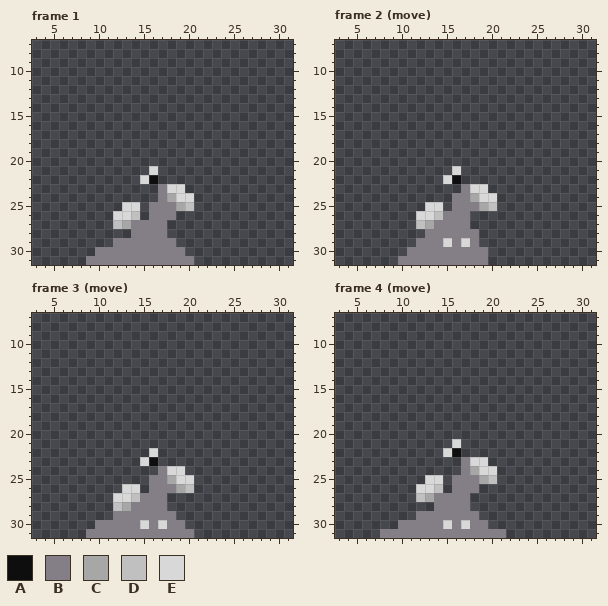
One commit to this pixel-art file: Assets/DARK Series Mega Pack 1/DARK Series - Platformer Starter Pack/Underground Tileset & Enemies/Sprites/Blinding Spider/Flower Enemy/Flower Enemy.aseprite. The first picture shows the starting point.
32x32 pixels, 24 frames. Colours within 5 levels of each other are drawn and written as one. Shown: frame 1: x 3..31, y 7..31; frame 2 (move): x 3..31, y 7..31; frame 3 (move): x 3..31, y 7..31; frame 4 (move): x 3..31, y 7..31. The commit also changed other frames, which this record leaves out.
Visible layers, top first: "Layer 3", "Layer 1".
Palette (. is transparent): A #0e0e0e  B #847e87  C #a7a7a7  D #c0c0c0  E #d8d8d8
Pixels before, frame 1, first column x 9:
21 .......E....
22 ......EA....
23 ........BEE.
24 ........BCEE
25 ....EE.BBBCD
26 ...EED.BBB..
27 ...DCBBBB...
28 .....BBBB...
29 ...BBBBBBB..
30 .BBBBBBBBBB.
31 BBBBBBBBBBBB
Pixels before, frame 2 (move), first column x 10:
21 ......E....
22 .....EA....
23 .......BEE.
24 ......BBCEE
25 ...EE.BBBCD
26 ..EEDBBB...
27 ..DCBBBB...
28 ...BBBBBB..
29 ..BBBEBEB..
30 .BBBBBBBBB.
31 BBBBBBBBBB.
Pixels before, frame 3 (move), first column x 9:
22 .......E....
23 ......EA....
24 ........BEE.
25 .......BBCEE
26 ....EE.BBBCD
27 ...EEDBBB...
28 ...DCBBBB...
29 ...BBBBBBB..
30 .BBBBBEBEBB.
31 BBBBBBBBBBBB
Pixels before, frame 4 (move), first column x 8:
21 ........E.....
22 .......EA.....
23 .........BEE..
24 .........BCEE.
25 .....EE.BBBCD.
26 ....EED.BBB...
27 ....DCBBBB....
28 ......BBBB....
29 ....BBBBBBB...
30 ..BBBBBEBEBB..
31 BBBBBBBBBBBBBB
And afterwards:
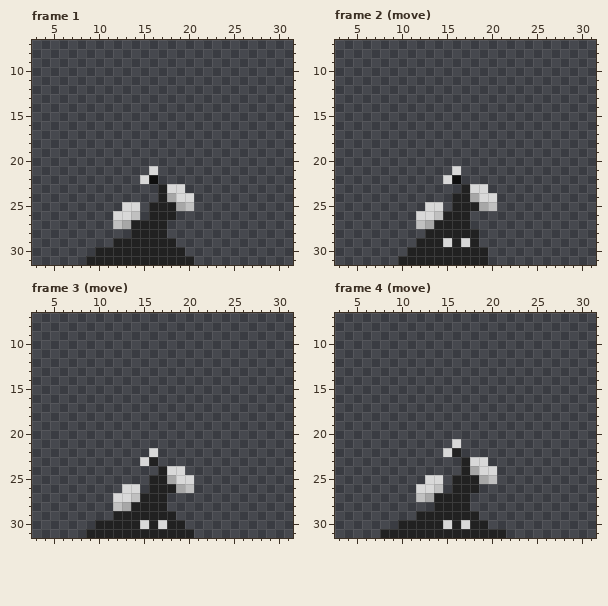
Changes in this commit:
colour B: #847e87 -> #212121
Changed rows in their new state; - is a pixel that keeps its letter.
Frame 3 (move), layer "Layer 1":
first column x 16:
23 B
Frame 4 (move), layer "Layer 1":
first column x 16:
22 B
